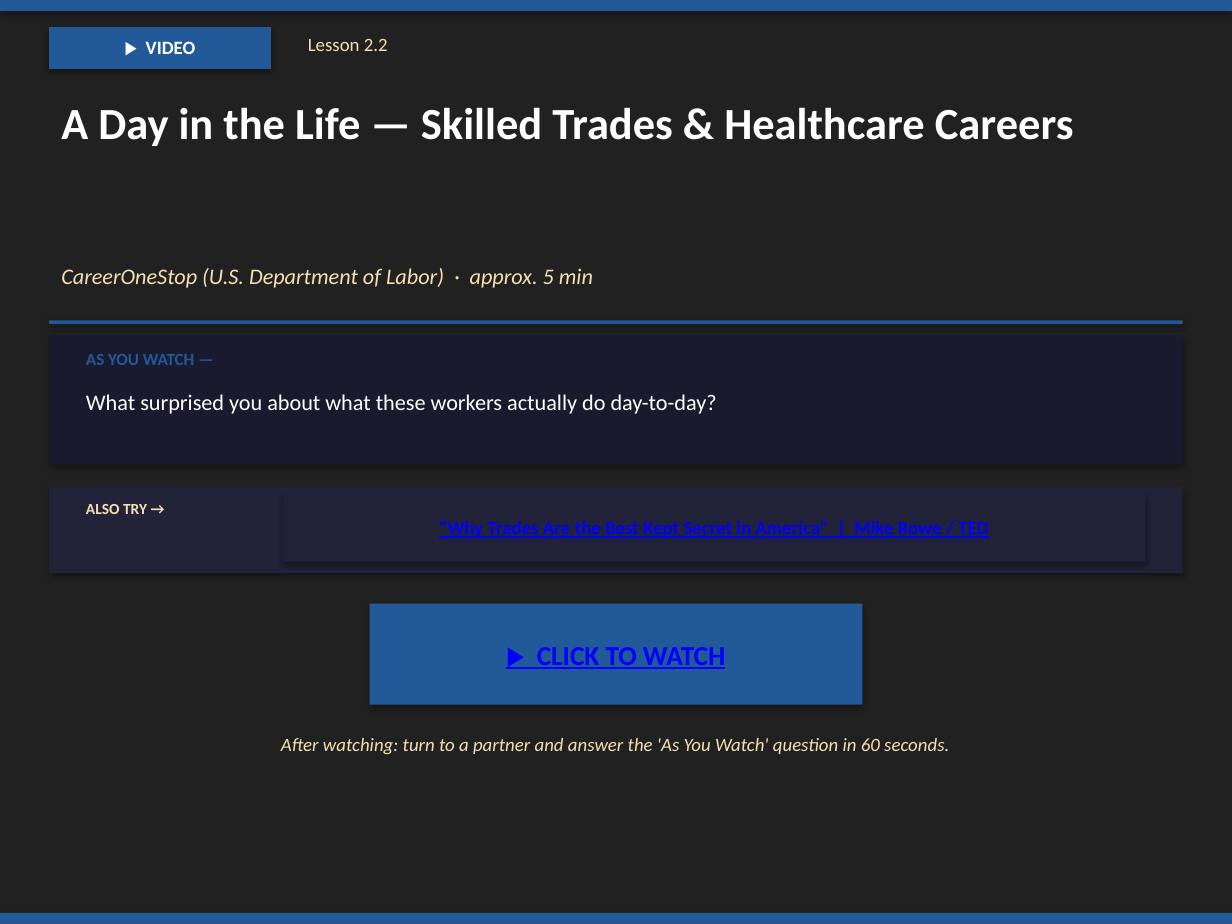
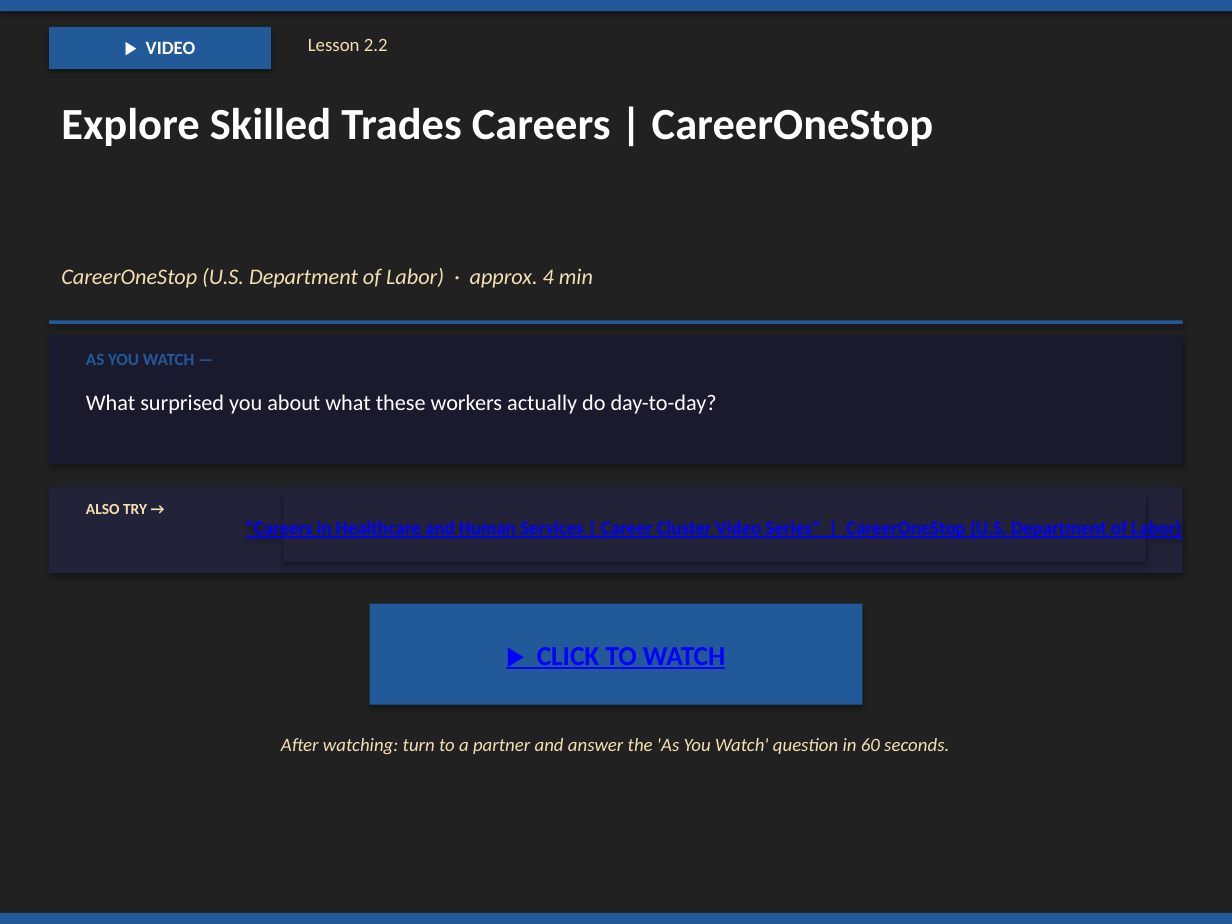
Before and after one commit to milesclawson/test-repo, a slide deck: slide 81 of downloads/warrior_prep_teacher_slides.pptx. Drawn at 1232x924 pixels with LibreOffice and Linux fonts; fonts in the diff are those of the drawing. Boxes give left, top, right and bottom in pixels: in the first picture for what was removed or moved away, otherwise in the second. Text is boxed around its words. In the diff, an @@ line names an element or a change of style, - is before the commit and + after.

```diff
--- a/downloads/warrior_prep_teacher_slides.pptx
+++ b/downloads/warrior_prep_teacher_slides.pptx
@@ text at bbox=[61, 107, 934, 146]: text changed @@
-A Day in the Life — Skilled Trades & Healthcare Careers
+Explore Skilled Trades Careers | CareerOneStop
@@ text at bbox=[61, 268, 593, 288]: text changed @@
-CareerOneStop (U.S. Department of Labor) · approx. 5 min
+CareerOneStop (U.S. Department of Labor) · approx. 4 min
@@ text in rectangle at bbox=[246, 520, 1127, 538]: text changed @@
-"Why Trades Are the Best Kept Secret in America" | Mike Rowe / TED
+"Careers in Healthcare and Human Services | Career Cluster Video Series" | CareerOneStop (U.S. Department of Labor)
```
Also in this commit, not shown: 10 other slides changed, 1 other file.
